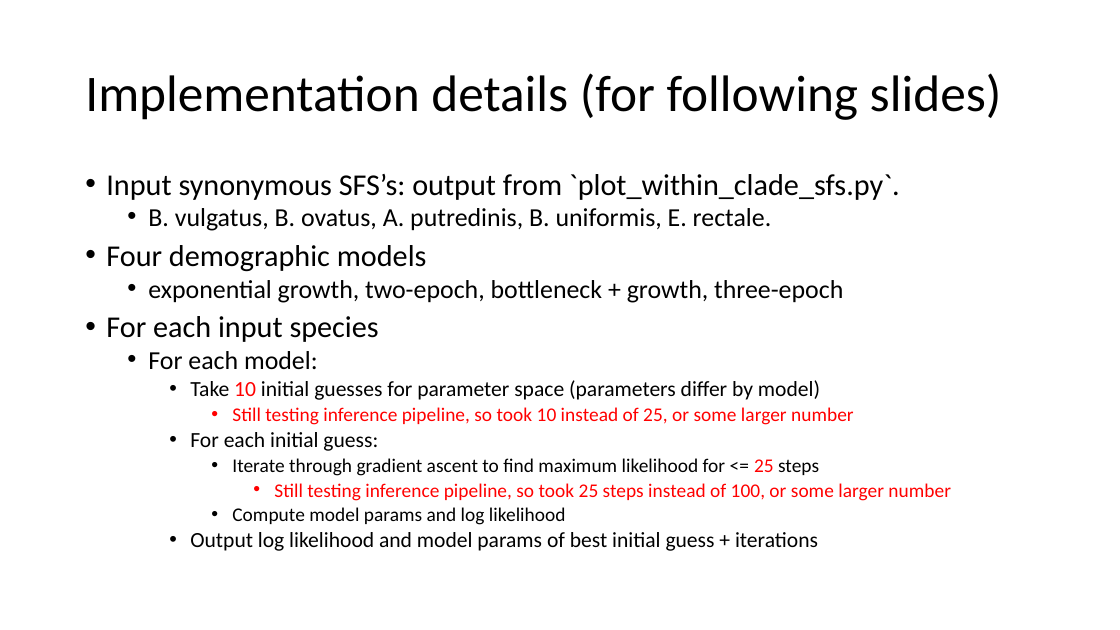
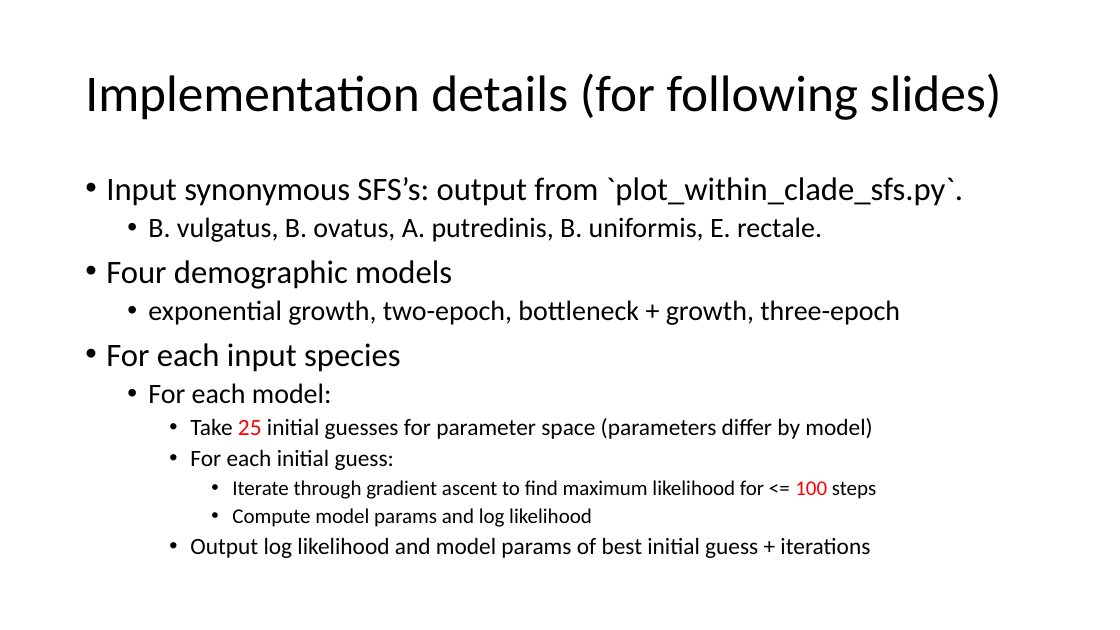
Before and after one commit to jon-mah/demo_for_ccgb, a slide deck: slide 6 of Summary/20210125_demo_for_ccgb_rotation_update.pptx. Drawn at 1120x630 pixels with LibreOffice and Linux fonts; fonts in the diff are those of the drawing. Boxes give left, top, right and bottom in pixels: in the first picture for what was removed or moved away, otherwise in the second. Text is boxed around its words. In the diff, an @@ line names an element or a change of style, - is before the commit and + after.

Commit message:
slides for update.

```diff
--- a/Summary/20210125_demo_for_ccgb_rotation_update.pptx
+++ b/Summary/20210125_demo_for_ccgb_rotation_update.pptx
@@ text at bbox=[106, 177, 963, 558]: size 25.9 to 28 pt in "Input synonymous SFS’s: output from `plot_within_clade_sfs.p ...", "Four demographic models", "For each input species"; size 22.2 to 24 pt in "B. vulgatus, B. ovatus, A. putredinis, B. ...", "exponential growth, two-epoch, bottleneck + growth, three-ep ...", "For each model:"; size 18.5 to 20 pt in "For each initial guess:", "Output log likelihood and model params of ..."; size 16.6 to 18 pt in "Compute model params and log likelihood"; line spacing 0.8 to 0.9 @@
@@ text at bbox=[190, 418, 872, 439]: text changed; size 16.6 to 20 pt; text colour #FF0000 to #000000 @@
-    • Take 10 initial guesses for parameter space (parameters differ by model)
-      • Still testing inference pipeline, so took 10 instead of 25, or some larger number
+    • Take 25 initial guesses for parameter space (parameters differ by model)
@@ text at bbox=[232, 480, 876, 499]: text changed; size 16.6 to 18 pt; text colour #FF0000 to #000000 @@
-      • Iterate through gradient ascent to find maximum likelihood for <= 25 steps
-        • Still testing inference pipeline, so took 25 steps instead of 100, or some larger number
+      • Iterate through gradient ascent to find maximum likelihood for <= 100 steps
```
Also in this commit, not shown: 4 other slides changed, 1 other file.
